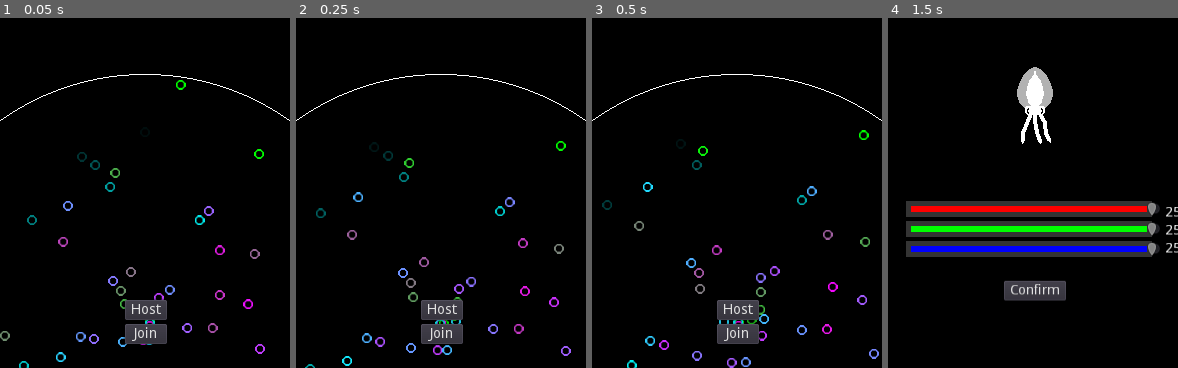
Above: before the commit, frames 1-4 (left to right).
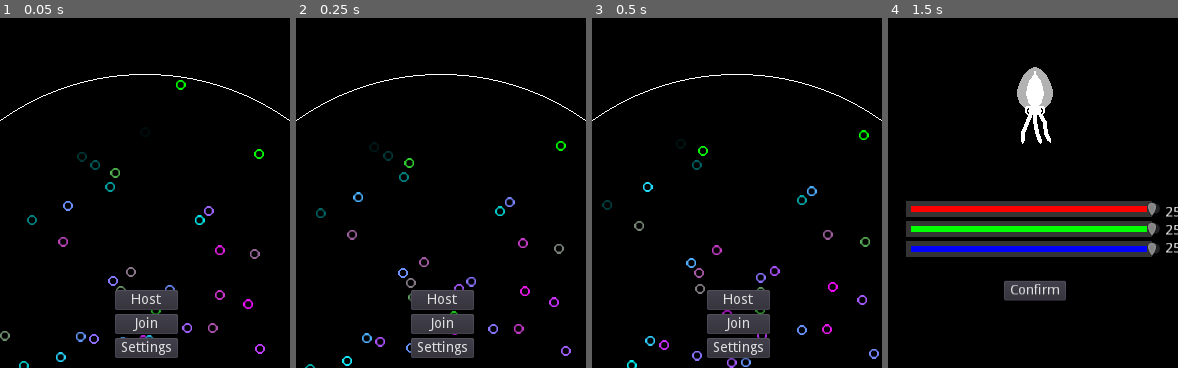
Above: after the commit, the same moments.

Repository: the-alex-g/NetworkedSquidGame
Game: Godot game, scene res://PlayerIntegration/Lobby/Lobby.tscn
Same seed, same stepped clock (60 frames per second), same inputs: the game is played once before the commit and once after it.
Inputs:
- Up to frame 1 (0.05 s): no input
- Up to frame 2 (0.25 s): no input
- Up to frame 3 (0.5 s): no input
- Up to frame 4 (1.5 s): click "Host" at 0.5 s; click "Confirm" at 1.25 s
The pictures show only the part of the screen within x 25-75%, y 6-56%; the shares and areas given below are measured in that part.

The runs differ from the first frame. In frame 1, 3.2% of the frame differs, in the area x 39-62%, y 77-98%; in frame 2, 3.2%; in frame 3, 3.2%; in frame 4, nothing differs.

Commit message:
Add custom controls

Diff:
--- a/project/Art/Particles.tscn
+++ b/project/Art/Particles.tscn
@@ -23,7 +23,7 @@
 margin_left = -382.0
 margin_top = -781.0
 margin_right = 372.0
-margin_bottom = 369.0
+margin_bottom = 859.0
 color = Color( 0, 0, 0, 1 )
 __meta__ = {
 "_edit_use_anchors_": false
--- a/project/Game/Game.gd
+++ b/project/Game/Game.gd
@@ -22,7 +22,7 @@
 		_rotation += _rotation_increment
 		_players.add_child(player)
 
-func _process(delta):
+func _process(_delta):
 	var scores := Global.score
 	for score in scores:
 		if scores[score] >= max_score:
--- a/project/Game/Player/Player.tscn
+++ b/project/Game/Player/Player.tscn
@@ -128,10 +128,11 @@
 [sub_resource type="AnimationNodeBlend2" id=5]
 
 [sub_resource type="AnimationNodeBlendTree" id=6]
+graph_offset = Vector2( 0, -56.75 )
 nodes/Animation/node = SubResource( 4 )
 nodes/Animation/position = Vector2( 140, 80 )
 "nodes/Animation 2/node" = SubResource( 3 )
-"nodes/Animation 2/position" = Vector2( 140, 220 )
+"nodes/Animation 2/position" = Vector2( 120, 200 )
 nodes/Blend2/node = SubResource( 5 )
 nodes/Blend2/position = Vector2( 420, 120 )
 nodes/output/position = Vector2( 660, 120 )
--- a/project/PlayerIntegration/Lobby/Lobby.gd
+++ b/project/PlayerIntegration/Lobby/Lobby.gd
@@ -1,6 +1,9 @@
 extends Control
 
+enum Inputchange {COUNTER, CLOCK, SHOOT, NONE}
+
 var _error
+var _input_change = Inputchange.NONE
 
 func _ready():
 	_error = get_tree().connect("connected_to_server", self, "_connected_to_server")
@@ -8,6 +11,31 @@
 	_error = get_tree().connect("network_peer_connected", self, "_player_connected")
 	_error = get_tree().connect("network_peer_disconnected", self, "_player_disconnected")
 	_error = get_tree().connect("server_disconnected", self, "_server_connection_lost")
+
+func _input(event:InputEvent):
+	if event is InputEventKey:
+		match _input_change:
+			Inputchange.COUNTER:
+				InputMap.action_add_event("counterclockwise", event)
+				_input_change = Inputchange.NONE
+			Inputchange.CLOCK:
+				InputMap.action_add_event("clockwise", event)
+				_input_change = Inputchange.NONE
+			Inputchange.SHOOT:
+				InputMap.action_add_event("shoot", event)
+				_input_change = Inputchange.NONE
+
+func _process(_delta):
+	$HBoxContainer/VBoxContainer2/Counterclockwise.text = "Counterclockwise: "+get_key(InputMap.get_action_list("counterclockwise"))
+	$HBoxContainer/VBoxContainer2/Clockwise.text = "Clockwise: "+get_key(InputMap.get_action_list("clockwise"))
+	$HBoxContainer/VBoxContainer2/Shoot.text = "Shoot: "+get_key(InputMap.get_action_list("shoot"))
+
+func get_key(events:Array)->String:
+	var string := ""
+	for event in events:
+		var code:int = event.scancode
+		string = OS.get_scancode_string(code)
+	return string
 
 func _on_Host_pressed():
 	var network := NetworkedMultiplayerENet.new()
@@ -49,8 +77,31 @@
 	print("server connection lost")
 
 func next():
-	$VBoxContainer/Host.hide()
-	$VBoxContainer/Join.hide()
+	$VBoxContainer.hide()
 	$VBoxContainer/Host.disabled = true
 	$VBoxContainer/Join.disabled = true
+	$VBoxContainer/Settings.disabled = true
 	$AnimationPlayer.play("CameraSlide")
+
+func _on_Settings_pressed():
+	$AnimationPlayer.play("Settings")
+	$VBoxContainer.hide()
+
+func _on_Back_pressed():
+	$AnimationPlayer.play("Return")
+
+func _on_AnimationPlayer_animation_finished(anim_name):
+	if anim_name == "Return":
+		$VBoxContainer.show()
+
+func _on_Counterclockwise_pressed():
+	InputMap.action_erase_events("counterclockwise")
+	_input_change = Inputchange.COUNTER
+
+func _on_Clockwise_pressed():
+	InputMap.action_erase_events("clockwise")
+	_input_change = Inputchange.CLOCK
+
+func _on_Shoot_pressed():
+	InputMap.action_erase_events("shoot")
+	_input_change = Inputchange.SHOOT
--- a/project/PlayerIntegration/Lobby/Lobby.tscn
+++ b/project/PlayerIntegration/Lobby/Lobby.tscn
@@ -19,6 +19,35 @@
 "values": [ Vector2( 0, 0 ), Vector2( 0, -350 ) ]
 }
 
+[sub_resource type="Animation" id=2]
+resource_name = "Return"
+tracks/0/type = "value"
+tracks/0/path = NodePath("Camera2D:position")
+tracks/0/interp = 1
+tracks/0/loop_wrap = true
+tracks/0/imported = false
+tracks/0/enabled = true
+tracks/0/keys = {
+"times": PoolRealArray( 0, 1 ),
+"transitions": PoolRealArray( 1, 1 ),
+"update": 0,
+"values": [ Vector2( 0, 350 ), Vector2( 0, 0 ) ]
+}
+
+[sub_resource type="Animation" id=3]
+tracks/0/type = "value"
+tracks/0/path = NodePath("Camera2D:position")
+tracks/0/interp = 1
+tracks/0/loop_wrap = true
+tracks/0/imported = false
+tracks/0/enabled = true
+tracks/0/keys = {
+"times": PoolRealArray( 0, 1 ),
+"transitions": PoolRealArray( 1, 1 ),
+"update": 0,
+"values": [ Vector2( 0, 0 ), Vector2( 0, 350 ) ]
+}
+
 [node name="Lobby" type="Control"]
 anchor_right = 1.0
 anchor_bottom = 1.0
@@ -38,16 +67,16 @@
 anchor_top = 0.5
 anchor_right = 0.5
 anchor_bottom = 0.5
-margin_left = -21.0
-margin_top = -24.0
-margin_right = 21.0
-margin_bottom = 24.0
+margin_left = -31.5
+margin_top = -34.0
+margin_right = 31.5
+margin_bottom = 34.0
 __meta__ = {
 "_edit_use_anchors_": false
 }
 
 [node name="Host" type="Button" parent="VBoxContainer"]
-margin_right = 42.0
+margin_right = 63.0
 margin_bottom = 20.0
 text = "Host"
 __meta__ = {
@@ -56,12 +85,18 @@
 
 [node name="Join" type="Button" parent="VBoxContainer"]
 margin_top = 24.0
-margin_right = 42.0
+margin_right = 63.0
 margin_bottom = 44.0
 text = "Join"
 __meta__ = {
 "_edit_use_anchors_": false
 }
+
+[node name="Settings" type="Button" parent="VBoxContainer"]
+margin_top = 48.0
+margin_right = 63.0
+margin_bottom = 68.0
+text = "Settings"
 
 [node name="Camera2D" type="Camera2D" parent="."]
 offset = Vector2( 350, 350 )
@@ -69,5 +104,101 @@
 
 [node name="AnimationPlayer" type="AnimationPlayer" parent="."]
 anims/CameraSlide = SubResource( 1 )
+anims/Return = SubResource( 2 )
+anims/Settings = SubResource( 3 )
+
+[node name="RichTextLabel" type="Label" parent="."]
+anchor_top = 1.0
+anchor_right = 1.0
+anchor_bottom = 1.0
+margin_top = 107.0
+margin_right = 24.0
+margin_bottom = 223.0
+text = "Cuttlefish blood is a green-blue color, because their blood has copper in it instead of iron.
+Cuttlefish have three hearts. Two to pump blood to their gills, and one to pump blood to the rest of the body.
+Cuttlefish have ink like octopuses.
+Cuttlefish have eight (not three) arms and two longer tentacles.
+At least one kind of cuttlefish is proven to benifit from 'sleep'.
+Cuttlefish can change color and texture at will. They can't see color, yet they are able to match their backgrounds.
+"
+
+[node name="Back" type="Button" parent="."]
+anchor_left = 0.5
+anchor_top = 1.0
+anchor_right = 0.5
+anchor_bottom = 1.0
+margin_left = -21.0
+margin_top = 275.0
+margin_right = 21.0
+margin_bottom = 295.0
+text = "Back"
+__meta__ = {
+"_edit_use_anchors_": false
+}
+
+[node name="HBoxContainer" type="HBoxContainer" parent="."]
+anchor_left = 0.5
+anchor_top = 1.0
+anchor_right = 0.5
+anchor_bottom = 1.0
+margin_left = -143.0
+margin_top = 5.0
+margin_right = 143.0
+margin_bottom = 73.0
+__meta__ = {
+"_edit_use_anchors_": false
+}
+
+[node name="VBoxContainer" type="VBoxContainer" parent="HBoxContainer"]
+margin_right = 58.0
+margin_bottom = 68.0
+
+[node name="Counterclockwise" type="Button" parent="HBoxContainer/VBoxContainer"]
+margin_right = 58.0
+margin_bottom = 20.0
+text = "Change"
+
+[node name="Clockwise" type="Button" parent="HBoxContainer/VBoxContainer"]
+margin_top = 24.0
+margin_right = 58.0
+margin_bottom = 44.0
+text = "Change"
+
+[node name="Shoot" type="Button" parent="HBoxContainer/VBoxContainer"]
+margin_top = 48.0
+margin_right = 58.0
+margin_bottom = 68.0
+text = "Change"
+
+[node name="VBoxContainer2" type="VBoxContainer" parent="HBoxContainer"]
+margin_left = 62.0
+margin_right = 286.0
+margin_bottom = 68.0
+alignment = 1
+
+[node name="Counterclockwise" type="Label" parent="HBoxContainer/VBoxContainer2"]
+margin_top = 9.0
+margin_right = 224.0
+margin_bottom = 23.0
+text = "Move Counterclockwise: Left Arrow"
+
+[node name="Clockwise" type="Label" parent="HBoxContainer/VBoxContainer2"]
+margin_top = 27.0
+margin_right = 224.0
+margin_bottom = 41.0
+text = "Move Clockwise: Right Arrow"
+
+[node name="Shoot" type="Label" parent="HBoxContainer/VBoxContainer2"]
+margin_top = 45.0
+margin_right = 224.0
+margin_bottom = 59.0
+text = "Shoot: Space Bar"
+valign = 2
 [connection signal="pressed" from="VBoxContainer/Host" to="." method="_on_Host_pressed"]
 [connection signal="pressed" from="VBoxContainer/Join" to="." method="_on_Join_pressed"]
+[connection signal="pressed" from="VBoxContainer/Settings" to="." method="_on_Settings_pressed"]
+[connection signal="animation_finished" from="AnimationPlayer" to="." method="_on_AnimationPlayer_animation_finished"]
+[connection signal="pressed" from="Back" to="." method="_on_Back_pressed"]
+[connection signal="pressed" from="HBoxContainer/VBoxContainer/Counterclockwise" to="." method="_on_Counterclockwise_pressed"]
+[connection signal="pressed" from="HBoxContainer/VBoxContainer/Clockwise" to="." method="_on_Clockwise_pressed"]
+[connection signal="pressed" from="HBoxContainer/VBoxContainer/Shoot" to="." method="_on_Shoot_pressed"]
--- a/project/project.godot
+++ b/project/project.godot
@@ -43,16 +43,25 @@
 
 [input]
 
+ui_accept={
+"deadzone": 0.5,
+"events": [ Object(InputEventKey,"resource_local_to_scene":false,"resource_name":"","device":0,"alt":false,"shift":false,"control":false,"meta":false,"command":false,"pressed":false,"scancode":16777221,"unicode":0,"echo":false,"script":null)
+, Object(InputEventKey,"resource_local_to_scene":false,"resource_name":"","device":0,"alt":false,"shift":false,"control":false,"meta":false,"command":false,"pressed":false,"scancode":16777222,"unicode":0,"echo":false,"script":null)
+, Object(InputEventJoypadButton,"resource_local_to_scene":false,"resource_name":"","device":0,"button_index":0,"pressure":0.0,"pressed":false,"script":null)
+ ]
+}
+ui_select={
+"deadzone": 0.5,
+"events": [  ]
+}
 counterclockwise={
 "deadzone": 0.5,
 "events": [ Object(InputEventKey,"resource_local_to_scene":false,"resource_name":"","device":0,"alt":false,"shift":false,"control":false,"meta":false,"command":false,"pressed":false,"scancode":65,"unicode":0,"echo":false,"script":null)
-, Object(InputEventKey,"resource_local_to_scene":false,"resource_name":"","device":0,"alt":false,"shift":false,"control":false,"meta":false,"command":false,"pressed":false,"scancode":16777231,"unicode":0,"echo":false,"script":null)
  ]
 }
 clockwise={
 "deadzone": 0.5,
 "events": [ Object(InputEventKey,"resource_local_to_scene":false,"resource_name":"","device":0,"alt":false,"shift":false,"control":false,"meta":false,"command":false,"pressed":false,"scancode":68,"unicode":0,"echo":false,"script":null)
-, Object(InputEventKey,"resource_local_to_scene":false,"resource_name":"","device":0,"alt":false,"shift":false,"control":false,"meta":false,"command":false,"pressed":false,"scancode":16777233,"unicode":0,"echo":false,"script":null)
  ]
 }
 shoot={
Not shown: 1 places in project/PlayerIntegration/Lobby/Lobby.tscn that only renumber resources
